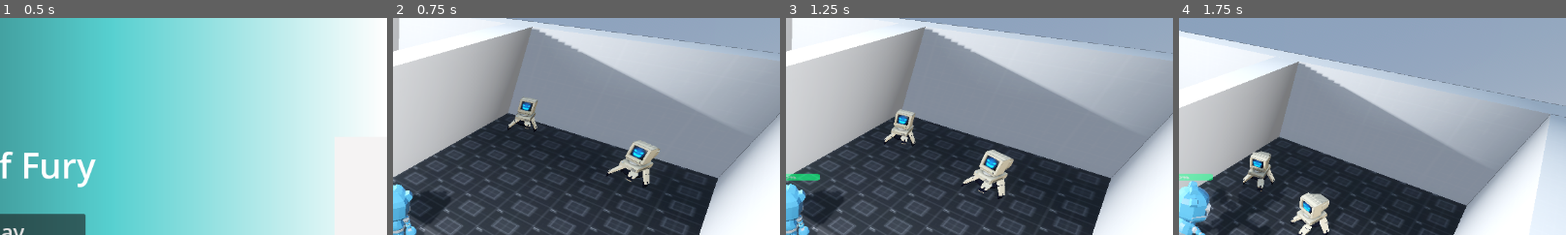
Above: before the commit, frames 1-4 (left to right).
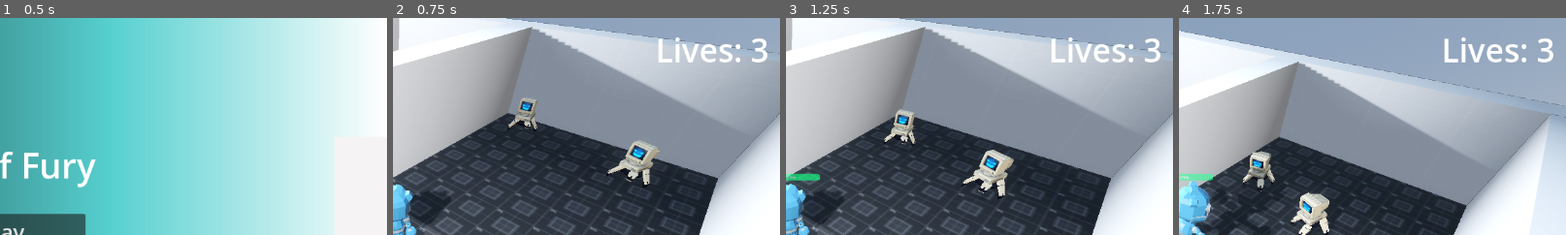
Above: after the commit, the same moments.

Repository: iparosds/Day-of-Fury
Game: Godot game, scene res://scenes/main_menu.tscn
Same seed, same stepped clock (60 frames per second), same inputs: the game is played once before the commit and once after it.
Inputs (mouse positions are % of the whole screen's width and height, from its top left):
- Up to frame 1 (0.5 s): no input
- Up to frame 2 (0.75 s): click "Play" at 0.5 s
- Up to frame 3 (1.25 s): no input
- Up to frame 4 (1.75 s): tap Enter (ui_accept) at 1.25, 1.52 s; move the mouse to (72, 45) at 1.27 s; hold D (right) from 1.28 s (still down); click (72, 45) at 1.35 s
The pictures show only the part of the screen within x 50-100%, y 0-50%; the shares and areas given below are measured in that part.

Frame 1 is identical in both runs. In frame 2, 1.1% of the frame differs, in the area x 68-97%, y 8-21%; in frame 3, 1.1%; in frame 4, 1.2%.

Commit message:
criar lógica básica de vidas do layer

Diff:
--- a/scenes/world.tscn
+++ b/scenes/world.tscn
@@ -8,6 +8,7 @@
 [ext_resource type="Material" uid="uid://cwjli7ix2o4yc" path="res://materials/wall_material.tres" id="6_q5onr"]
 [ext_resource type="Script" uid="uid://db8gnroasgryu" path="res://scripts/world/auto_hider.gd" id="7_jhx03"]
 [ext_resource type="Script" uid="uid://bknnd4kfmq2d5" path="res://scripts/world/game_over.gd" id="9_7r4gi"]
+[ext_resource type="Script" uid="uid://c6yxo4c3q7dwc" path="res://scripts/world/hud.gd" id="9_w7kh3"]
 
 [sub_resource type="PackedScene" id="PackedScene_4mrxx"]
 _bundled = {
@@ -181,8 +182,33 @@
 [node name="UI" type="CanvasLayer" parent="."]
 process_mode = 3
 
+[node name="HUD" type="Control" parent="UI"]
+layout_mode = 3
+anchors_preset = 1
+anchor_left = 1.0
+anchor_right = 1.0
+offset_left = -40.0
+offset_bottom = 40.0
+grow_horizontal = 0
+script = ExtResource("9_w7kh3")
+
+[node name="LivesLabel" type="Label" parent="UI/HUD"]
+layout_mode = 1
+anchors_preset = 15
+anchor_right = 1.0
+anchor_bottom = 1.0
+offset_left = -145.0
+offset_top = 14.0
+offset_right = -16.0
+offset_bottom = 41.0
+grow_horizontal = 2
+grow_vertical = 2
+theme_override_font_sizes/font_size = 48
+text = "Lives: 3"
+
 [node name="GameOver" type="Control" parent="UI"]
 process_mode = 3
+visible = false
 layout_mode = 3
 anchors_preset = 15
 anchor_right = 1.0
--- a/scripts/globals/game_manager.gd
+++ b/scripts/globals/game_manager.gd
@@ -4,7 +4,21 @@
 
 # Referência ao nó do player
 var player: Node
+var player_lives : int = 3
+const MAX_LIVES : int = 3
 
 func set_player(player_node: Node) -> void:
 	# Define o player atual do jogo
 	player = player_node
+
+
+func reset_lives() -> void:
+	player_lives = MAX_LIVES
+
+
+func lose_life() -> void:
+	player_lives -= 1
+
+
+func has_lives_left() -> bool:
+	return player_lives > 0
--- a/scripts/main_menu.gd
+++ b/scripts/main_menu.gd
@@ -35,6 +35,7 @@
 
 
 func _on_play_button_pressed() -> void:
+	GameManager.reset_lives()
 	# Inicia o jogo carregando a cena principal
 	get_tree().change_scene_to_file("res://scenes/world.tscn")
 
--- a/scripts/world/game_over.gd
+++ b/scripts/world/game_over.gd
@@ -6,6 +6,7 @@
 
 
 func _on_restart_game_button_pressed() -> void:
+	GameManager.reset_lives()
 	# Remove a pausa do jogo
 	get_tree().paused = false
 	# Captura o mouse novamente para o gameplay
--- /dev/null
+++ b/scripts/world/hud.gd
@@ -0,0 +1,14 @@
+extends Control
+
+# Label que mostra o número de vidas restantes
+@onready var lives_label: Label = $LivesLabel
+
+
+func _ready() -> void:
+	# Atualiza o HUD ao iniciar a cena,
+	update_lives()
+
+
+func update_lives() -> void:
+	# Atualiza o texto do HUD com o número de vidas restantes
+	lives_label.text = "Lives: " + str(GameManager.player_lives)
--- a/scripts/world/world.gd
+++ b/scripts/world/world.gd
@@ -6,22 +6,31 @@
 @onready var game_over: Control = $UI/GameOver
 # Cena de Game Over
 @export var game_over_scene: PackedScene
+@onready var hud: Control = $UI/HUD
 
 
 func _ready() -> void:
 	# Garante que a tela de Game Over inicia invisível
 	game_over.visible = false
+	# HUD inicia mostrando vidas atuais
+	hud.update_lives()
 	# Conecta o sinal de morte do player
 	player.died.connect(on_player_died)
 
 
 func on_player_died() -> void:
-	# Exibe a tela de Game Over
-	game_over.visible = true
-	# Pausa o jogo inteiro
-	get_tree().paused = true
-	# Libera o mouse para interação com a UI
-	Input.mouse_mode = Input.MOUSE_MODE_VISIBLE
+	# Player perdeu uma vida
+	GameManager.lose_life()
+	hud.update_lives()
+	if GameManager.has_lives_left():
+		# Ainda há vidas -> reinicia a fase automaticamente
+		await get_tree().create_timer(1.0).timeout
+		get_tree().reload_current_scene()
+	else:
+		# Acabaram as vidas -> Game Over
+		game_over.visible = true
+		get_tree().paused = true
+		Input.mouse_mode = Input.MOUSE_MODE_VISIBLE
 
 
 func _physics_process(_delta: float) -> void:
Not shown: 1 places in scenes/world.tscn that only renumber resources
Not shown, added: scripts/world/hud.gd.uid
